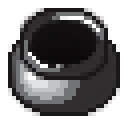
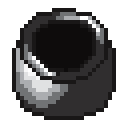
Layered file, before and after one edit (128px x 128px). Changes by layer:
added layer "Layer 11" above "Group 1" over [12, 8, 116, 120]
moved "Layer 2" into group "Group 1" over [20, 8, 108, 80]
moved "Layer 3" into group "Group 1" over [24, 8, 108, 80]
moved "Layer 6" into group "Group 1" over [28, 68, 36, 80]
moved "Layer 8" into group "Group 1" over [36, 80, 80, 112]
moved "Layer 1" into group "Group 1" over [8, 24, 120, 116]
